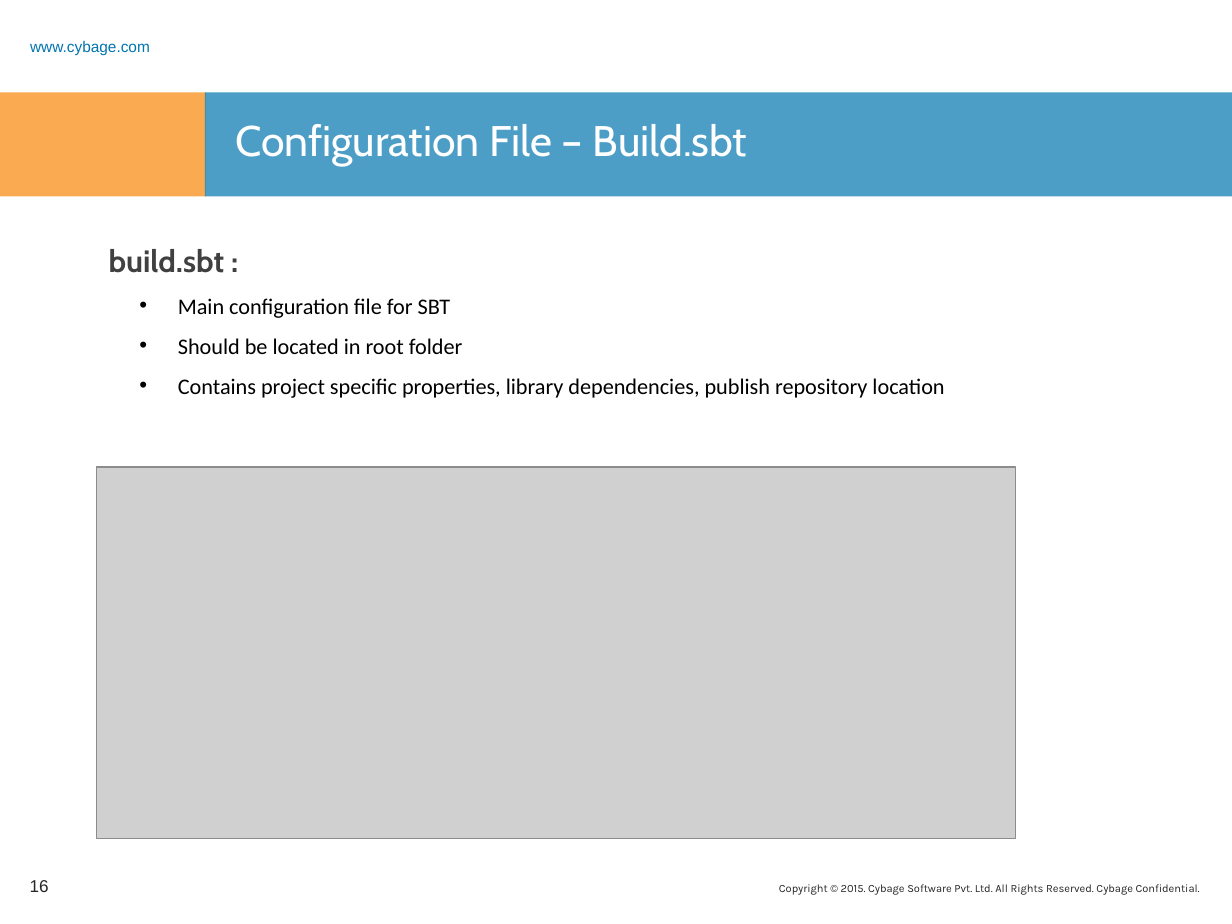
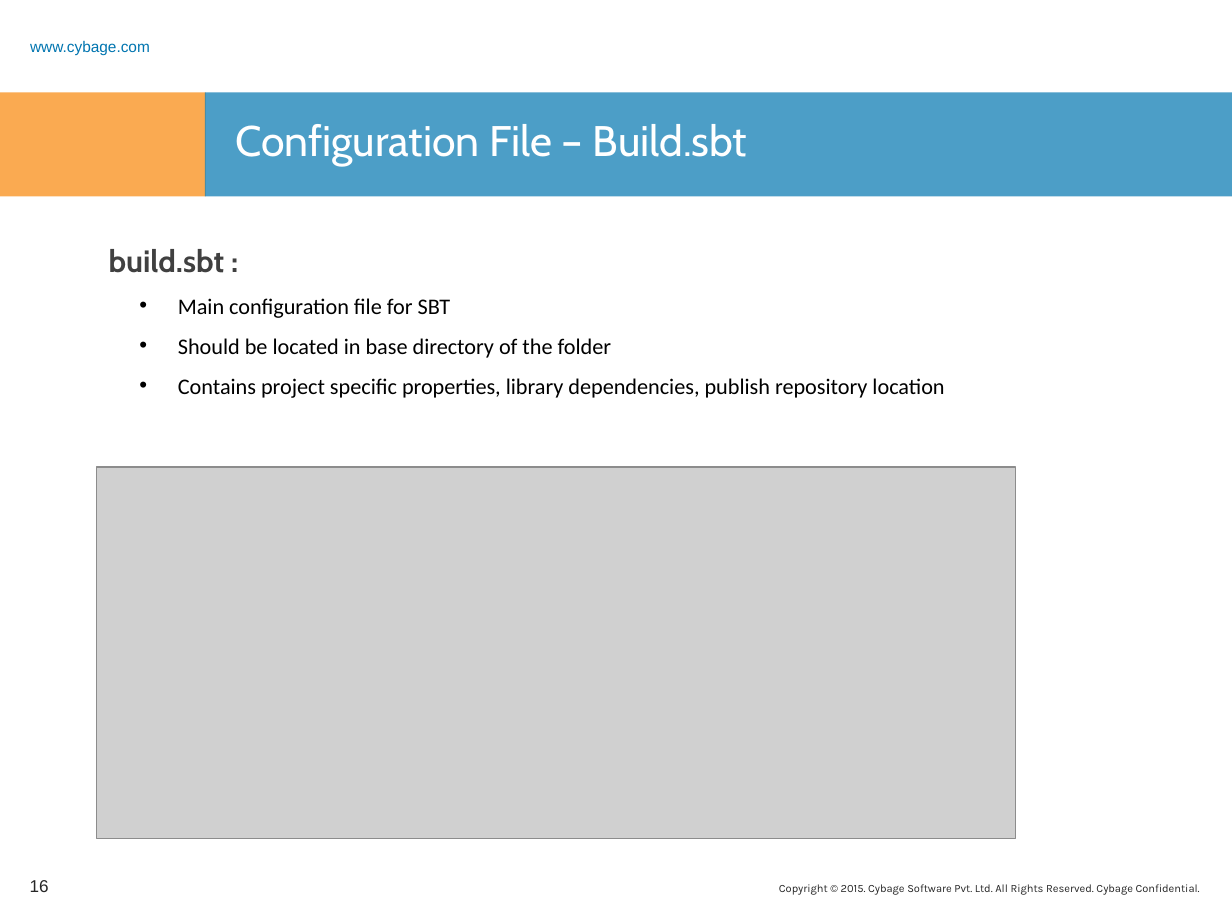
Before and after one commit to rashmitk/Documentation, a slide deck: slide 16 of SBT/SBT.pptx. Drawn at 1232x924 pixels with LibreOffice and Linux fonts; fonts in the diff are those of the drawing; grey boxes stand for pictures; background and template pictures are left out. Boxes give left, top, right and bottom in pixels: in the first picture for what was removed or moved away, otherwise in the second. Text is boxed around its words. In the diff, an @@ line names an element or a change of style, - is before the commit and + after.

```diff
--- a/SBT/SBT.pptx
+++ b/SBT/SBT.pptx
@@ text at bbox=[178, 338, 611, 358]: text changed @@
-  • Should be located in root folder
+  • Should be located in base directory of the folder
```
Also in this commit, not shown: 6 other slides changed, 2 slides added, 25 slides removed, 1 other file.
